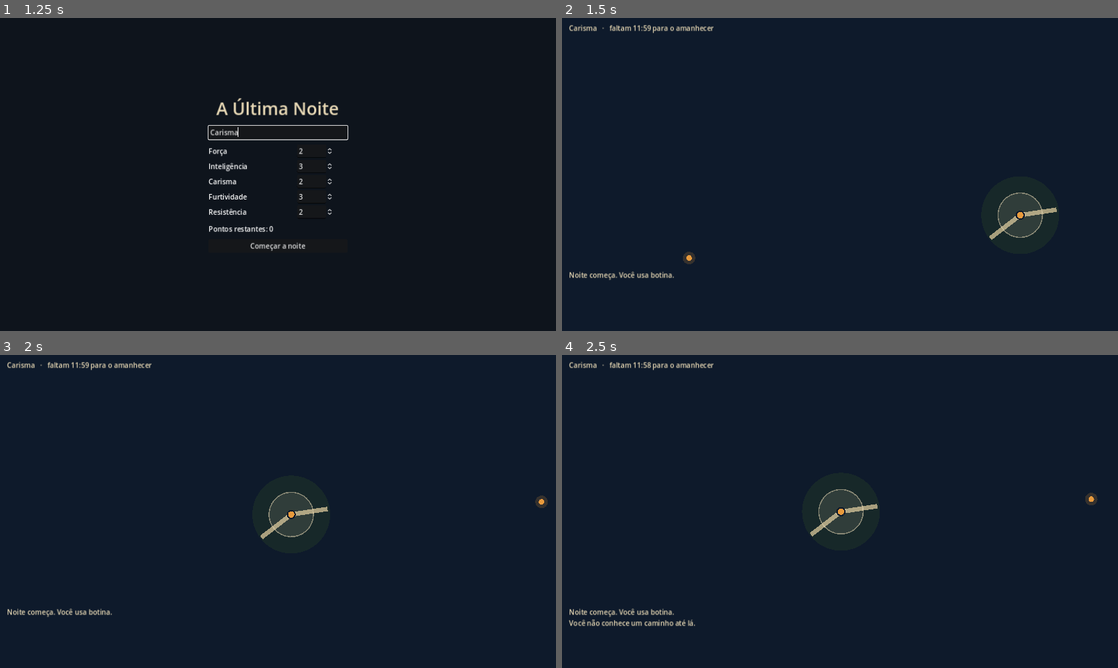
Above: before the commit, frames 1-4 (two rows, left to right).
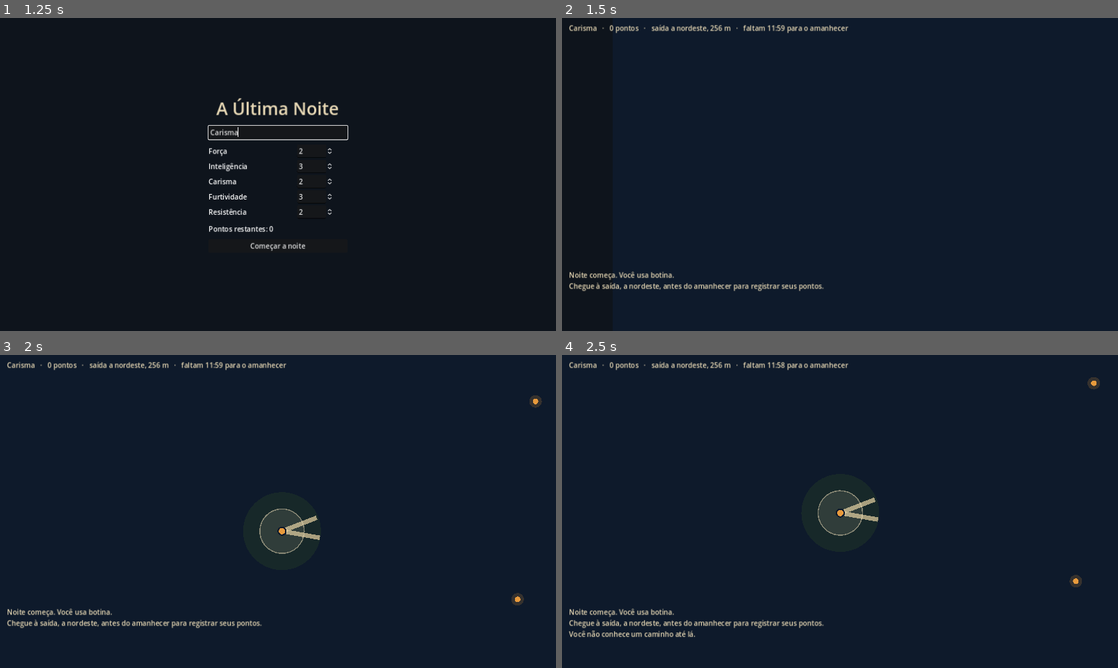
Above: after the commit, the same moments.

Repository: LuviqueVianna/UltimaNoite
Game: Godot game, scene res://cenas/main.tscn
Same seed, same stepped clock (60 frames per second), same inputs: the game is played once before the commit and once after it.
Inputs (mouse positions are in pixels of both pictures, inside the frame that each line leads up to):
- Up to frame 1 (1.25 s): click (278, 133) at 0.52 s; type "Carisma" at 0.6 s
- Up to frame 2 (1.5 s): click "Começar a noite" at 1.25 s
- Up to frame 3 (2 s): no input
- Up to frame 4 (2.5 s): move the mouse to (962, 495) at 2.02 s; click (962, 495) at 2.17 s

Frame 1 is identical in both runs. In frame 2, 2.1% of the frame differs, in the area x 1-89%, y 2-88%; in frame 3, 2.6%, in the area x 1-99%, y 2-88%; in frame 4, 2.0%.

Commit message:
Implementa a chegada ao ponto oposto do mapa e a classificação
- cada personagem tem uma saída espelhada pelo centro a partir da partida
- registrar a chegada encerra a noite do personagem; sem registro, não pontua
- o computador volta a tempo usando o mapa que conhece
- porteira da saída no mapa; pontos, direção e distância na tela
- proposta de valores em docs/sistemas/pontuacao_v1.md

Co-Authored-By: Claude Opus 5.5 <noreply@anthropic.com>
Claude-Session: https://claude.ai/code/session_015T13S23q4rvJosTmgDCmaC

Diff:
--- a/godot/scripts/cenas/dialogo.gd
+++ b/godot/scripts/cenas/dialogo.gd
@@ -4,6 +4,7 @@
 ## A noite continua correndo enquanto o jogador conversa.
 
 signal fechado
+signal registrou
 
 const COR_PAPEL := Color("#e8d9b5")
 const COR_AMBAR := Color("#e89a3c")
@@ -101,6 +102,28 @@
 	caixa_opcoes.add_child(b)
 
 
+# ---------- Saída ----------
+
+func abrir_saida(m: Mundo) -> void:
+	mundo = m
+	base = ""
+	visible = true
+	estado = "saida"
+	_limpar()
+	linha_tom.visible = false
+	var j := mundo.jogador()
+	titulo.text = "O outro lado da mata"
+	var faltam := Regras.BASES.keys().filter(func(b): return b != "vazia" and not j.bases_visitadas.has(b)).size()
+	texto.text = "A mata se abre. Daqui se vê a estrada.\n\nVocê tem %d ponto(s). Registrar a chegada encerra a sua noite: não dá para visitar mais nenhuma base.%s" % [
+		j.pontos(), ("\nAinda há %d guardião(ões) que você não visitou." % faltam) if faltam > 0 else ""]
+	_opcao("Registrar minha chegada", func():
+		mundo.registrar_chegada(j)
+		visible = false
+		estado = ""
+		registrou.emit())
+	_opcao("Continuar na mata", _fechar)
+
+
 # ---------- Aproximação ----------
 
 func _mostrar_aproximacao(extra := "") -> void:
--- a/godot/scripts/cenas/main.gd
+++ b/godot/scripts/cenas/main.gd
@@ -15,6 +15,7 @@
 var dialogo: Dialogo
 var centro: CenterContainer
 var avisos: Array = []
+var acelerar := false
 
 # Tela inicial
 var inicio: Control
@@ -155,21 +156,29 @@
 	dialogo = Dialogo.new()
 	centro.add_child(dialogo)
 	dialogo.fechado.connect(_ao_fechar_dialogo)
+	dialogo.registrou.connect(_ao_registrar)
 
 	mundo.aviso.connect(_ao_aviso)
 	mundo.chegou_base.connect(_ao_chegar_base)
+	mundo.chegou_saida.connect(func(p):
+		p.rota = []
+		dialogo.abrir_saida(mundo))
 	mundo.amanheceu.connect(_ao_amanhecer)
 	var j := mundo.jogador()
 	_ao_aviso("Noite começa. Você usa %s." % Regras.CALCADOS[j.calcado])
+	_ao_aviso("Chegue à saída, %s, antes do amanhecer para registrar seus pontos." % Textos.direcao(j.pos, mundo.mapa.pos(j.saida)))
 
 
 func _process(dt: float) -> void:
 	if mundo == null:
 		return
-	mundo.tick(dt)
-	camera.position = mundo.jogador().pos * MapaView.ESCALA
+	var j := mundo.jogador()
+	for i in (40 if acelerar else 1):
+		mundo.tick(dt)
+	camera.position = j.pos * MapaView.ESCALA
 	var r := int(mundo.tempo_restante())
-	rotulo_relogio.text = "%s   ·   faltam %d:%02d para o amanhecer" % [mundo.jogador().nome, r / 60, r % 60]
+	var saida := "chegada registrada" if j.registrou() else "saída %s, %d m" % [Textos.direcao(j.pos, mundo.mapa.pos(j.saida)), int(j.pos.distance_to(mundo.mapa.pos(j.saida)))]
+	rotulo_relogio.text = "%s   ·   %d pontos   ·   %s   ·   faltam %d:%02d para o amanhecer" % [j.nome, j.pontos(), saida, r / 60, r % 60]
 
 
 func _unhandled_input(event: InputEvent) -> void:
@@ -182,8 +191,13 @@
 			camera.zoom = (camera.zoom / 1.1).clamp(Vector2(0.6, 0.6), Vector2(4, 4))
 
 
+func _ao_registrar() -> void:
+	_ao_aviso("Chegada registrada com %d pontos. A noite segue sem você." % mundo.jogador().pontos())
+	acelerar = true
+
+
 func _ao_tocar(ponto: Vector2) -> void:
-	if painel_base.visible or dialogo.visible or mundo.terminou:
+	if painel_base.visible or dialogo.visible or mundo.terminou or mundo.jogador().registrou():
 		return
 	if not mundo.mover_jogador_para(ponto):
 		_ao_aviso("Você não conhece um caminho até lá.")
@@ -211,12 +225,17 @@
 
 func _ao_amanhecer() -> void:
 	dialogo.visible = false
+	acelerar = false
 	var linhas := ["Amanheceu.", ""]
-	var ordem := mundo.personagens.duplicate()
-	ordem.sort_custom(func(a, b): return a.panelas_boas() > b.panelas_boas())
-	for p in ordem:
-		linhas.append("%s — %d panela(s) boa(s), %d ruim(ns)" % [p.nome, p.panelas_boas(), p.refeicoes.size() - p.panelas_boas()])
+	var pos := 1
+	for p in mundo.classificacao():
+		var detalhe := "%d panela(s) boa(s), %d ruim(ns)" % [p.panelas_boas(), p.refeicoes.size() - p.panelas_boas()]
+		if p.registrou():
+			linhas.append("%dº  %s — %d pontos (%s)" % [pos, p.nome, p.pontos(), detalhe])
+			pos += 1
+		else:
+			linhas.append("—   %s — não chegou à saída (%s)" % [p.nome, detalhe])
 	linhas.append("")
-	linhas.append("(Pontuação provisória: a regra de vitória ainda não foi definida.)")
+	linhas.append("Pontos provisórios: panela boa +%d, panela ruim %d." % [Regras.PONTOS["panela_boa"], Regras.PONTOS["panela_ruim"]])
 	rotulo_base.text = "\n".join(linhas)
 	painel_base.visible = true
--- a/godot/scripts/cenas/mapa_view.gd
+++ b/godot/scripts/cenas/mapa_view.gd
@@ -88,6 +88,9 @@
 		draw_circle(p, 9, Color(COR_AMBAR, 0.18))
 		draw_circle(p, 4, COR_AMBAR)
 
+	# Saída do jogador: ele sabe para onde precisa ir, não o caminho.
+	_desenhar_saida(m.pos(j.saida))
+
 	# Pegadas
 	for g in mundo.pegadas:
 		if mundo.pegada_visivel_para(j, g):
@@ -121,6 +124,18 @@
 	draw_rect(Rect2(c + Vector2(tam.x / 2 / ESCALA - 0.4, -1.2) * ESCALA, Vector2(0.8, 2.4) * ESCALA), COR_AMBAR if luz else COR_PAPEL)  # janela
 	draw_circle(c + Vector2(-9, -6) * ESCALA, 2.2 * ESCALA, Color(COR_MATA, 0.9))                                         # esconderijo
 	draw_string(fonte, c + Vector2(-tam.x / 2, -tam.y / 2 - 3.5 * ESCALA), Regras.BASES[base], HORIZONTAL_ALIGNMENT_LEFT, -1, 14, COR_PAPEL)
+
+
+## Porteira de duas estacas com travessa: o ponto oposto do mapa, onde se registra a chegada.
+func _desenhar_saida(pos_m: Vector2) -> void:
+	var c := pos_m * ESCALA
+	var cor := Color(COR_AMBAR, 0.9)
+	draw_circle(c, 7.0 * ESCALA, Color(COR_AMBAR, 0.08))
+	draw_line(c + Vector2(-3, -2) * ESCALA, c + Vector2(-3, 2.5) * ESCALA, cor, 3)
+	draw_line(c + Vector2(3, -2) * ESCALA, c + Vector2(3, 2.5) * ESCALA, cor, 3)
+	draw_line(c + Vector2(-3, -1) * ESCALA, c + Vector2(3, -1) * ESCALA, cor, 2)
+	draw_line(c + Vector2(-3, 1) * ESCALA, c + Vector2(3, 1) * ESCALA, cor, 2)
+	draw_string(fonte, c + Vector2(-14, -4 * ESCALA), "Saída", HORIZONTAL_ALIGNMENT_LEFT, -1, 14, COR_AMBAR)
 
 
 func _desenhar_pegada(g: Dictionary, j: Personagem) -> void:
--- a/godot/scripts/mapa/gerador_mapa.gd
+++ b/godot/scripts/mapa/gerador_mapa.gd
@@ -46,6 +46,8 @@
 	if not _escolher_bases_e_partidas(m):
 		return null
 	if _bases_com_volta(m) < BASES_COM_VOLTA_MIN:
+		return null
+	if not _escolher_saidas(m):
 		return null
 	m.finalizar()
 	return m
@@ -241,6 +243,27 @@
 	return true
 
 
+## A saída de cada personagem fica no ponto oposto do mapa ao da sua partida (espelhado pelo centro).
+func _escolher_saidas(m: Mapa) -> bool:
+	var centro := AREA / 2.0
+	for partida in m.partidas():
+		var alvo: Vector2 = centro * 2.0 - m.pos(partida)
+		var melhor := -1
+		var melhor_d := INF
+		for n in m.nos:
+			if n["base"] != "" or n["partida"] or n["saida"] or n["tipo"] == "beco":
+				continue
+			var d: float = n["pos"].distance_to(alvo)
+			if d < melhor_d:
+				melhor_d = d
+				melhor = n["id"]
+		if melhor < 0 or m.pos(melhor).distance_to(m.pos(partida)) < AREA.x * 0.5:
+			return false
+		m.nos[melhor]["saida"] = true
+		m.saidas[partida] = melhor
+	return true
+
+
 func _embaralhar(a: Array) -> void:
 	for i in range(a.size() - 1, 0, -1):
 		var j := rng.randi_range(0, i)
--- a/godot/scripts/mapa/mapa.gd
+++ b/godot/scripts/mapa/mapa.gd
@@ -10,11 +10,12 @@
 var amostras := PackedVector2Array()
 var amostra_aresta := PackedInt32Array()
 var semente := 0
+var saidas := {}            # nó de partida -> nó de saída (o ponto oposto do mapa)
 
 
 func adicionar_no(pos: Vector2, tipo: String) -> int:
 	var id := nos.size()
-	nos.append({"id": id, "pos": pos, "tipo": tipo, "base": "", "partida": false})
+	nos.append({"id": id, "pos": pos, "tipo": tipo, "base": "", "partida": false, "saida": false})
 	adj.append([])
 	return id
 
--- a/godot/scripts/mundo/ia.gd
+++ b/godot/scripts/mundo/ia.gd
@@ -7,7 +7,11 @@
 static func decidir(p: Personagem, mundo: Mundo) -> void:
 	var mapa := mundo.mapa
 	var no := p.no_atual
-	if no < 0 or not p.rota.is_empty() or p.espera > 0.0:
+	if p.registrou() or no < 0 or not p.rota.is_empty() or p.espera > 0.0:
+		return
+
+	if hora_de_ir(p, mundo):
+		_rumo(p, mundo, mapa.pos(p.saida), p.saida)
 		return
 
 	# Hesita em bifurcações e clareiras com várias saídas.
@@ -18,12 +22,51 @@
 
 	var alvo := _base_alvo(p, mapa)
 	if alvo != "":
-		var no_base: int = mapa.bases()[alvo]
-		if p.no_visto[no_base] == 1 and p.ir_para(mapa, no_base):
-			return
-		_um_passo(p, mundo, p.luzes[alvo])
+		_rumo(p, mundo, p.luzes[alvo], mapa.bases()[alvo])
 		return
 	_um_passo(p, mundo, Vector2.INF)
+
+
+## Vai até um destino usando o que já conhece: caminho conhecido até ele, ou até o ponto
+## conhecido mais próximo dele, e de lá explora na direção certa.
+static func _rumo(p: Personagem, mundo: Mundo, destino: Vector2, no_destino: int) -> void:
+	var mapa := mundo.mapa
+	if p.no_visto[no_destino] == 1 and p.ir_para(mapa, no_destino) and not p.rota.is_empty():
+		return
+	var aqui := p.no_atual
+	var melhor := aqui
+	var melhor_d := mapa.pos(aqui).distance_to(destino)
+	for n in mapa.nos:
+		if p.no_visto[n["id"]] == 0:
+			continue
+		var d: float = n["pos"].distance_to(destino)
+		if d < melhor_d - 5.0 and _tem_saida_nova(p, mapa, n["id"]):
+			melhor_d = d
+			melhor = n["id"]
+	if melhor != aqui and p.ir_para(mapa, melhor) and not p.rota.is_empty():
+		return
+	_um_passo(p, mundo, destino, true)
+
+
+static func _tem_saida_nova(p: Personagem, mapa: Mapa, no: int) -> bool:
+	for v in mapa.adj[no]:
+		if not p.aresta_percorrida(mapa, v.y):
+			return true
+	return false
+
+
+## Vai para a saída quando já visitou todos os guardiões ou quando o tempo aperta.
+static func hora_de_ir(p: Personagem, mundo: Mundo) -> bool:
+	var guardioes := Regras.BASES.keys().filter(func(b): return b != "vazia")
+	if guardioes.all(func(b): return p.bases_visitadas.has(b)):
+		return true
+	var distancia: float = p.pos.distance_to(mundo.mapa.pos(p.saida)) * Regras.FOLGA_VOLTA
+	if p.no_visto[p.saida] == 1 and p.no_atual >= 0:
+		var conhecido := mundo.mapa.caminho(p.no_atual, p.saida, Callable(p, "conhece_aresta"))
+		if not conhecido.is_empty():
+			distancia = p._comprimento(mundo.mapa, p.no_atual, conhecido)
+	var estimativa: float = distancia / p.velocidade()
+	return mundo.tempo_restante() < estimativa + Regras.MARGEM_VOLTA_S
 
 
 ## Base mais próxima, ainda não visitada, cuja luz já foi vista.
@@ -41,12 +84,16 @@
 
 
 ## Escolhe a próxima trilha a partir do nó atual, conforme o perfil.
-static func _um_passo(p: Personagem, mundo: Mundo, destino: Vector2) -> void:
+## so_novas: quando há trilhas ainda não percorridas aqui, escolhe só entre elas (evita ir e voltar).
+static func _um_passo(p: Personagem, mundo: Mundo, destino: Vector2, so_novas := false) -> void:
 	var mapa := mundo.mapa
 	var no := p.no_atual
 	var melhor := -1
 	var melhor_nota := -INF
+	var ha_novas := so_novas and _tem_saida_nova(p, mapa, no)
 	for v in mapa.adj[no]:
+		if ha_novas and p.aresta_percorrida(mapa, v.y):
+			continue
 		var viz: int = v.x
 		var aresta: int = v.y
 		var nota := mundo.rng.randf_range(0.0, 0.6)
--- a/godot/scripts/mundo/mundo.gd
+++ b/godot/scripts/mundo/mundo.gd
@@ -7,6 +7,7 @@
 signal aviso(texto: String)
 signal amanheceu
 signal guardiao_mentiu_para(personagem: Personagem, base: String)
+signal chegou_saida(personagem: Personagem)
 
 var mapa: Mapa
 var personagens: Array = []
@@ -51,6 +52,7 @@
 			p.perfil = Regras.PERFIS[rng.randi() % Regras.PERFIS.size()]
 			p.atributos = Regras.sortear_atributos(rng)
 		p.preparar(mapa, partidas[i])
+		p.saida = mapa.saidas[partidas[i]]
 		if not comuns.is_empty():
 			p.inventario.append(comuns[rng.randi() % comuns.size()])
 		personagens.append(p)
@@ -95,6 +97,13 @@
 
 
 func _chegou(p: Personagem, no: int) -> void:
+	if no == p.saida and not p.registrou():
+		if p.eh_jogador:
+			chegou_saida.emit(p)
+			return
+		if IA.hora_de_ir(p, self):
+			p.concluiu = tempo
+			return
 	var base: String = mapa.nos[no]["base"]
 	p.na_base = base
 	if base == "":
@@ -109,6 +118,22 @@
 		var res := IA.visitar(p, self, base)
 		visitante[base] = {"id": p.id, "mente": res["mente"], "ate": tempo + Regras.VISITA_BASE_S}
 		p.espera = Regras.VISITA_BASE_S
+
+
+func registrar_chegada(p: Personagem) -> void:
+	if not p.registrou():
+		p.concluiu = tempo
+		p.rota = []
+
+
+## Classificação no amanhecer: só pontua quem registrou a chegada.
+func classificacao() -> Array:
+	var ordem := personagens.duplicate()
+	ordem.sort_custom(func(a, b):
+		if a.registrou() != b.registrou():
+			return a.registrou()
+		return a.pontos() > b.pontos())
+	return ordem
 
 
 func item(id: String) -> Dictionary:
--- a/godot/scripts/mundo/personagem.gd
+++ b/godot/scripts/mundo/personagem.gd
@@ -35,6 +35,8 @@
 var escondeu_rastro := false
 var refeicoes := {}                 # base -> "boa" | "ruim"
 var ultima_pegada_vista := -1       # id de personagem dono das últimas pegadas alheias vistas
+var saida := -1                     # nó de chegada (ponto oposto à partida)
+var concluiu := -1.0                # instante em que registrou a chegada; -1 se ainda não
 var fatos_noite := {}               # premissas que aconteceram (ex.: "lobo_avancou"), preenchidas na etapa 3
 var na_base := ""
 var no_anterior := -1
@@ -85,6 +87,15 @@
 
 func panelas_boas() -> int:
 	return refeicoes.values().count("boa")
+
+
+func pontos() -> int:
+	var ruins := refeicoes.size() - panelas_boas()
+	return panelas_boas() * Regras.PONTOS["panela_boa"] + ruins * Regras.PONTOS["panela_ruim"]
+
+
+func registrou() -> bool:
+	return concluiu >= 0.0
 
 
 ## Veneno da panela ruim: tira 1 ponto da maior habilidade (empate: sorteio; mínimo 1).
--- a/godot/scripts/regras.gd
+++ b/godot/scripts/regras.gd
@@ -42,6 +42,12 @@
 }
 
 const PERFIS := ["cauteloso", "ousado", "trapaceiro"]
+
+# ---- Pontuação e chegada (decidido em 20/10/2026: ganha quem fizer mais pontos e chegar à saída) ----
+# Valores provisórios, aguardando aprovação (docs/sistemas/pontuacao_v1.md).
+const PONTOS := {"panela_boa": 3, "panela_ruim": -1}
+const FOLGA_VOLTA := 2.5     # sem caminho conhecido, o computador estima 2,5x a distância em linha reta
+const MARGEM_VOLTA_S := 60.0
 
 # ---- Visita às bases (etapa 2) ----
 const PERGUNTAS_POR_VISITA := Vector2i(4, 6)
--- a/godot/testes/captura.gd
+++ b/godot/testes/captura.gd
@@ -26,6 +26,8 @@
 		main.dialogo._olhar_janela()
 		main.dialogo._entrar("frente")
 		main.dialogo._responder("1")
+	if args.size() > 2 and args[2] == "longe":
+		main.camera.zoom = Vector2(0.75, 0.75)
 	for i in 10:
 		await process_frame
 	await RenderingServer.frame_post_draw
--- a/godot/testes/teste_cena.gd
+++ b/godot/testes/teste_cena.gd
@@ -36,5 +36,13 @@
 		main.dialogo._apresentar(main.dialogo.visita.pagar(""))
 	main.dialogo._comer("esquerda")
 	print("Diálogo: %d perguntas, afinidade %d, indicação: %s | resultado: %s" % [guarda, main.dialogo.visita.afinidade, ind_texto.replace("\n", " "), main.dialogo.texto.text.replace("\n", " ")])
+	# Chegada e amanhecer
+	main.dialogo.abrir_saida(main.mundo)
+	main._ao_registrar()
+	main.mundo.registrar_chegada(main.mundo.jogador())
+	while not main.mundo.terminou:
+		main.mundo.tick(1.0 / 10.0)
+	await process_frame
+	print("Amanhecer: ", main.rotulo_base.text.replace("\n", " | "))
 	print("Cena: tempo %.1f s | jogador andou: %s | rota aceita: %s | avisos: %s" % [main.mundo.tempo, j.pos.distance_to(inicio) > 1.0, ok, main.avisos])
 	quit()
--- a/godot/testes/teste_etapa1.gd
+++ b/godot/testes/teste_etapa1.gd
@@ -34,6 +34,9 @@
 		_checar(clareiras >= 10 and clareiras <= 12, "semente %d: %d clareiras" % [semente, clareiras])
 		_checar(m.bases().size() == 6, "semente %d: %d bases" % [semente, m.bases().size()])
 		_checar(m.partidas().size() == 4, "semente %d: %d partidas" % [semente, m.partidas().size()])
+		_checar(m.saidas.size() == 4, "semente %d: %d saídas" % [semente, m.saidas.size()])
+		for pa in m.saidas:
+			stats.get_or_add("dist_saida", []).append(m.distancia_grafo(pa, m.saidas[pa]))
 		for e in m.arestas:
 			stats["arestas_max"] = maxf(stats["arestas_max"], e["comp"])
 		# Tudo ligado
@@ -48,6 +51,7 @@
 					continue
 				if Geometry2D.segment_intersects_segment(m.pos(a["a"]), m.pos(a["b"]), m.pos(b["a"]), m.pos(b["b"])) != null:
 					_checar(false, "semente %d: trilhas %d e %d se cruzam" % [semente, i, j])
+	print("Saídas: caminho até a saída %.0f-%.0f m (%.0f-%.0f s andando)" % [stats["dist_saida"].min(), stats["dist_saida"].max(), stats["dist_saida"].min() / Regras.VEL_TRILHA, stats["dist_saida"].max() / Regras.VEL_TRILHA])
 	_checar(stats["arestas_max"] <= 41.0, "trecho de trilha com %.1f m" % stats["arestas_max"])
 	print("Gerador: %d mapas | clareiras %d-%d | becos %d-%d | trilhas %.0f-%.0f m | maior trecho %.1f m" % [
 		n, stats["clareiras"].min(), stats["clareiras"].max(), stats["becos"].min(), stats["becos"].max(),
--- a/godot/testes/teste_etapa2.gd
+++ b/godot/testes/teste_etapa2.gd
@@ -61,7 +61,7 @@
 
 
 func _testar_noites(n: int) -> void:
-	var total := {"visitas": 0, "boas": 0, "ruins": 0, "mentiras": 0, "venenos": 0}
+	var total := {"visitas": 0, "boas": 0, "ruins": 0, "mentiras": 0, "venenos": 0, "chegaram": 0, "personagens": 0}
 	for semente in n:
 		var mundo := Mundo.new()
 		mundo.iniciar(2000 + semente, {"nome": "Teste", "atributos": {"forca": 2, "inteligencia": 3, "carisma": 2, "furtividade": 3, "resistencia": 2}})
@@ -85,8 +85,13 @@
 				soma += p.atributos[k]
 			total["venenos"] += Regras.PONTOS_TOTAIS - soma
 			_checar(soma <= Regras.PONTOS_TOTAIS, "atributos acima de 12")
-			linha.append("%s(%s) %d boas/%d ruins" % [p.nome, p.perfil, boas, ruins])
+			total["personagens"] += 1
+			if p.registrou():
+				total["chegaram"] += 1
+			linha.append("%s(%s) %d boas/%d ruins %s" % [p.nome, p.perfil, boas, ruins, ("chegou %d:%02d, %d pts" % [int(p.concluiu) / 60, int(p.concluiu) % 60, p.pontos()]) if p.registrou() else "NÃO CHEGOU"])
 		print("Noite %d: %s" % [semente, ", ".join(linha)])
 	_checar(total["visitas"] > n * 4, "poucas visitas: %d" % total["visitas"])
+	_checar(total["chegaram"] >= total["personagens"] * 0.75, "só %d de %d chegaram à saída" % [total["chegaram"], total["personagens"]])
+	print("Chegaram à saída: %d de %d" % [total["chegaram"], total["personagens"]])
 	print("Total: %d refeições, %d boas, %d ruins, %d pontos perdidos por veneno, %d mentiras" % [
 		total["visitas"], total["boas"], total["ruins"], total["venenos"], total["mentiras"]])
Not shown, changed: STATUS.md
Not shown, changed: docs/MVP_v0.4.md
Not shown, added: docs/sistemas/pontuacao_v1.md
